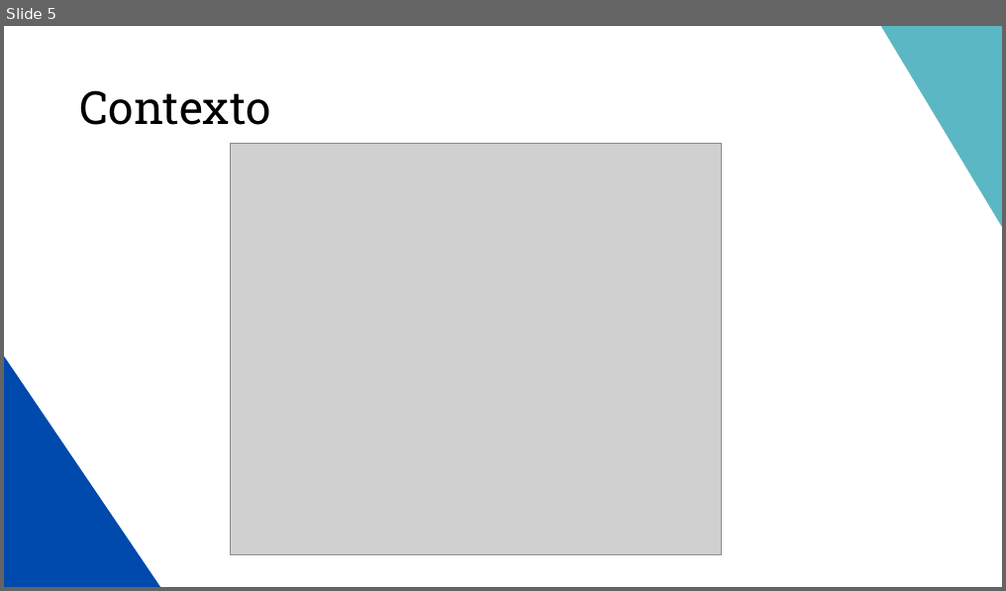
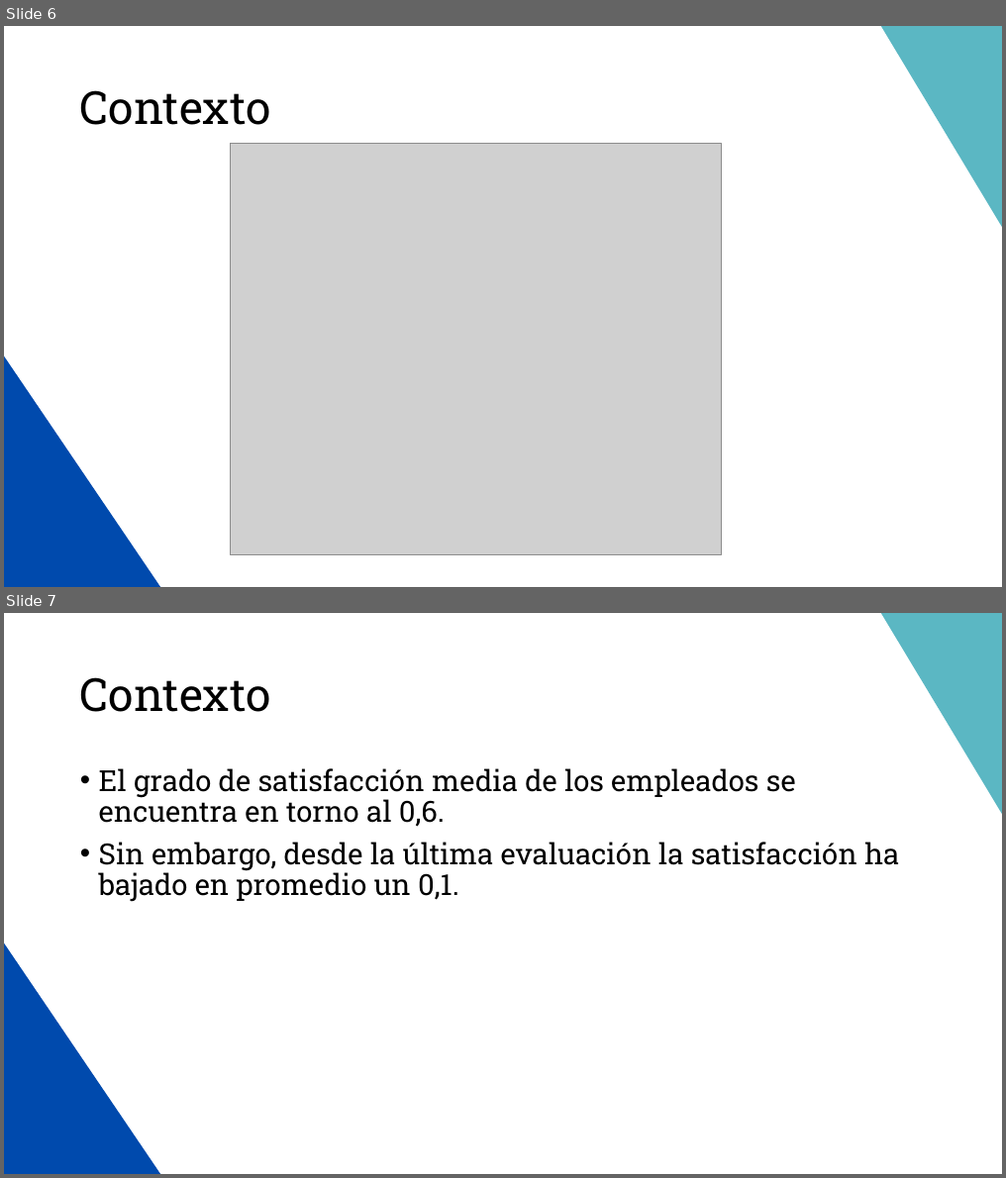
Before and after one commit to MiguelAMeloM/Miguel_DataAnalytics, a slide deck: RRHH/Data_Storytelling.pptx. Shown one above the other, each under a label of ours: slide 5 before the commit, slides 6 and 7 after it. The pictures are 1006x591 and 1006x1178 pixels, drawn with LibreOffice and Linux fonts; fonts in the diff are those of the drawing; grey boxes stand for pictures. Boxes give left, top, right and bottom in pixels: in the first picture for what was removed or moved away, otherwise in the second. Text is boxed around its words. In the diff, an @@ line names an element or a change of style, - is before the commit and + after.

```diff
--- a/RRHH/Data_Storytelling.pptx
+++ b/RRHH/Data_Storytelling.pptx
@@ slide 7 added at (x1=4, y1=613, x2=1002, y2=1174), background #FFFFFF; not listed: 2 template elements that a slide beside it also shows @@
@@ title added at (x1=80, y1=677, x2=270, y2=712), 44 pt, text #000000 @@
+Contexto
@@ text added at (x1=99, y1=768, x2=899, y2=902), 28 pt, text #000000 @@
+• El grado de satisfacción media de los empleados se encuentra en torno al 0,6.
+• Sin embargo, desde la última evaluación la satisfacción ha bajado en promedio un 0,1.
@@ what was slide 5 is now slide 6 @@
```
Also in this commit, not shown: 1 other slide added.
